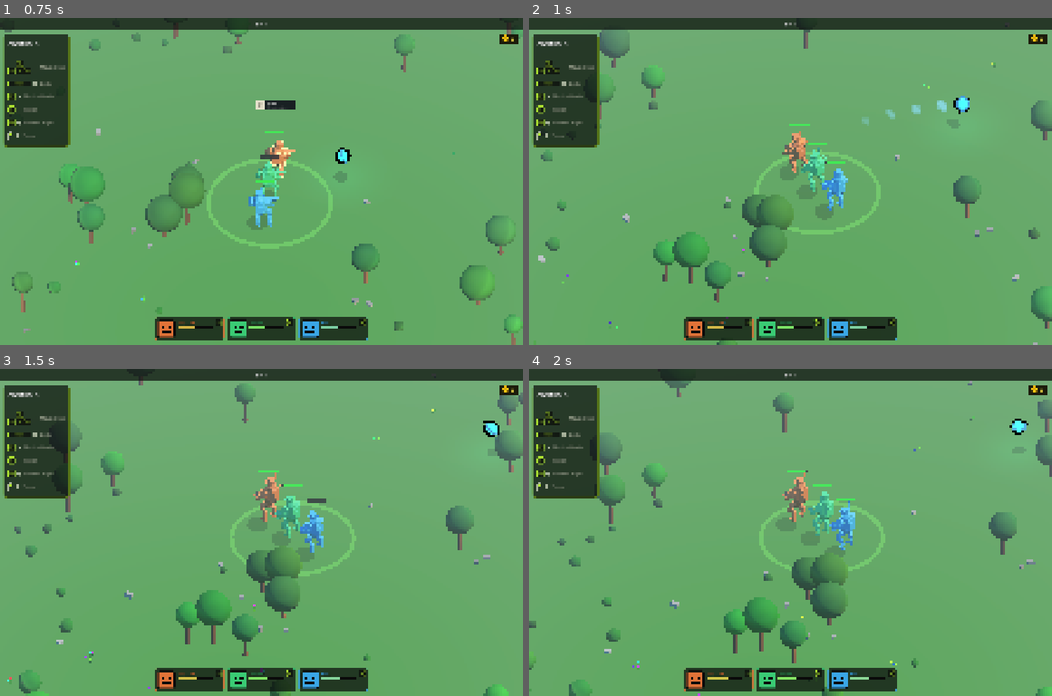
Above: before the commit, frames 1-4 (two rows, left to right).
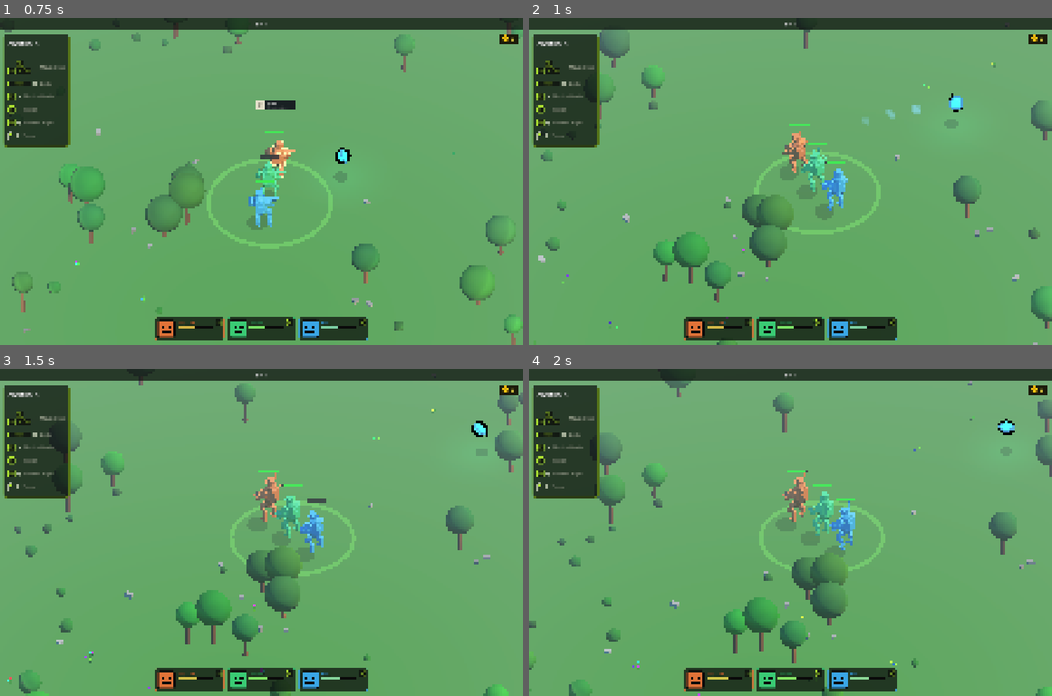
Above: after the commit, the same moments.

Repository: Jojjo1010/MechGame
Game: Godot game, scene res://scenes/game/Game.tscn
The game is run twice, just before and just after one commit, with the same random seed, the same clock (stepped at 60 frames per second) and the same inputs.
Inputs (mouse positions are in pixels of both pictures, inside the frame that each line leads up to):
- Up to frame 1 (0.75 s): tap Enter at 0.5 s; move the mouse to (376, 165) at 0.52 s; hold D from 0.53 s (still down); tap Q at 0.6 s; click (376, 165) at 0.67 s
- Up to frame 2 (1 s): keep holding D; tap Space at 0.77 s
- Up to frame 3 (1.5 s): release D at 1.25 s; drag from (156, 548) to (235, 597) at 1.27 s
- Up to frame 4 (2 s): no input

Frame 1 is identical in both runs. In frame 2, 0.3% of the frame differs, in the area x 78-85%, y 23-34%; in frame 3, 0.3%, in the area x 90-96%, y 15-27%; in frame 4, 0.3%.

Commit message:
Shorter dash, scaled by viewport aspect
DASH_DURATION 0.16 → 0.12 (4.8u travel at design aspect 1.6, was 6.4u)
so the dash feels snappier and less committed. Wider viewports get a
linearly bumped duration (capped at 0.18s = 7.2u) so the dash covers a
similar fraction of screen on both monitors. iframes follow duration
via DASH_IFRAMES_GRACE so the dash + landing window scales together.

Co-Authored-By: Claude Opus 4.7 (1M context) <noreply@anthropic.com>

Diff:
--- a/scenes/drones/Drone.gd
+++ b/scenes/drones/Drone.gd
@@ -15,9 +15,11 @@
 const KNOCKBACK_FORCE := 18.0  # impulse strength away from the enemy
 
 const DASH_FORCE     := 40.0    # ~2.85× walk speed — clearly faster, not a teleport
-const DASH_DURATION  := 0.16    # short burst
+const DASH_DURATION  := 0.12    # short burst (4.8u of travel at design aspect)
+const DASH_DURATION_MAX := 0.18 # cap on the per-aspect bump for ultrawides
+const DASH_DESIGN_ASPECT := 1.6 # 2880×1800 — the design machine's aspect
+const DASH_IFRAMES_GRACE := 0.18 # daze-immune grace tacked on after dash ends
 const DASH_COOLDOWN  := 0.7     # snappy — re-dash twice per second-ish, not rationed
-const DASH_IFRAMES   := 0.35    # daze-immune for the dash + brief grace, so landing on an enemy doesn't instantly stun
 const DASH_HIT_RADIUS    := 1.6     # enemies inside this get punched through
 const DASH_DAMAGE        := 18.0    # damage per enemy passed through (one hit per dash)
 const DASH_KNOCKBACK     := 24.0    # impulse magnitude on enemies passed through
@@ -220,6 +222,14 @@
 	else:
 		rotation = rotation.lerp(Vector3.ZERO, 8.0 * delta)
 
+func _dash_duration_for_aspect() -> float:
+	var vp: Vector2 = get_viewport().get_visible_rect().size
+	if vp.y <= 0.0:
+		return DASH_DURATION
+	var aspect: float = vp.x / vp.y
+	var dur_scale: float = maxf(1.0, aspect / DASH_DESIGN_ASPECT)
+	return minf(DASH_DURATION_MAX, DASH_DURATION * dur_scale)
+
 func _try_dash() -> void:
 	if _dash_cooldown > 0.0 or _dash_active > 0.0:
 		return
@@ -238,9 +248,12 @@
 	if input.length_squared() < 0.001:
 		return
 	velocity = input.normalized() * DASH_FORCE
-	_dash_active   = DASH_DURATION
+	# Bump dash duration on wider-than-design viewports so the felt distance
+	# (dash-as-fraction-of-screen) stays consistent across monitors.
+	var duration := _dash_duration_for_aspect()
+	_dash_active   = duration
 	_dash_cooldown = DASH_COOLDOWN
-	_dash_iframe   = DASH_IFRAMES
+	_dash_iframe   = duration + DASH_IFRAMES_GRACE
 	_dash_dir      = input.normalized()
 	_dash_ghost_t  = 0.0
 	_dash_hit_set.clear()
